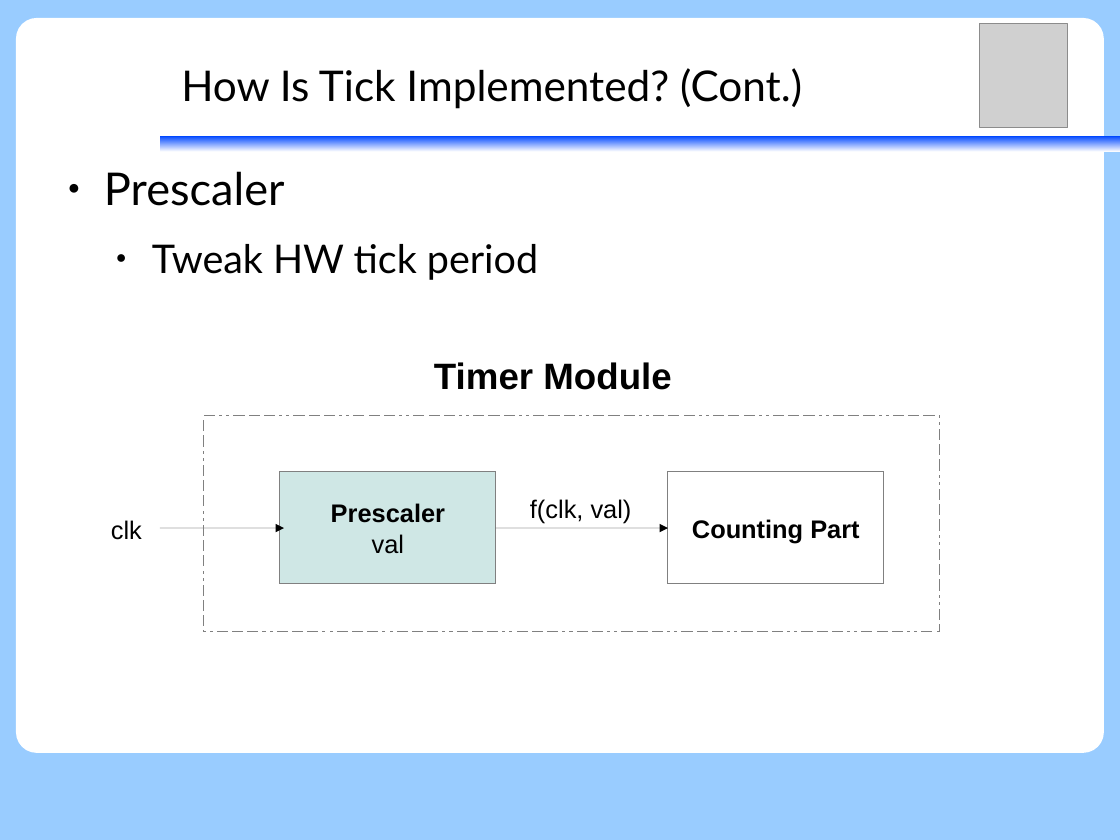
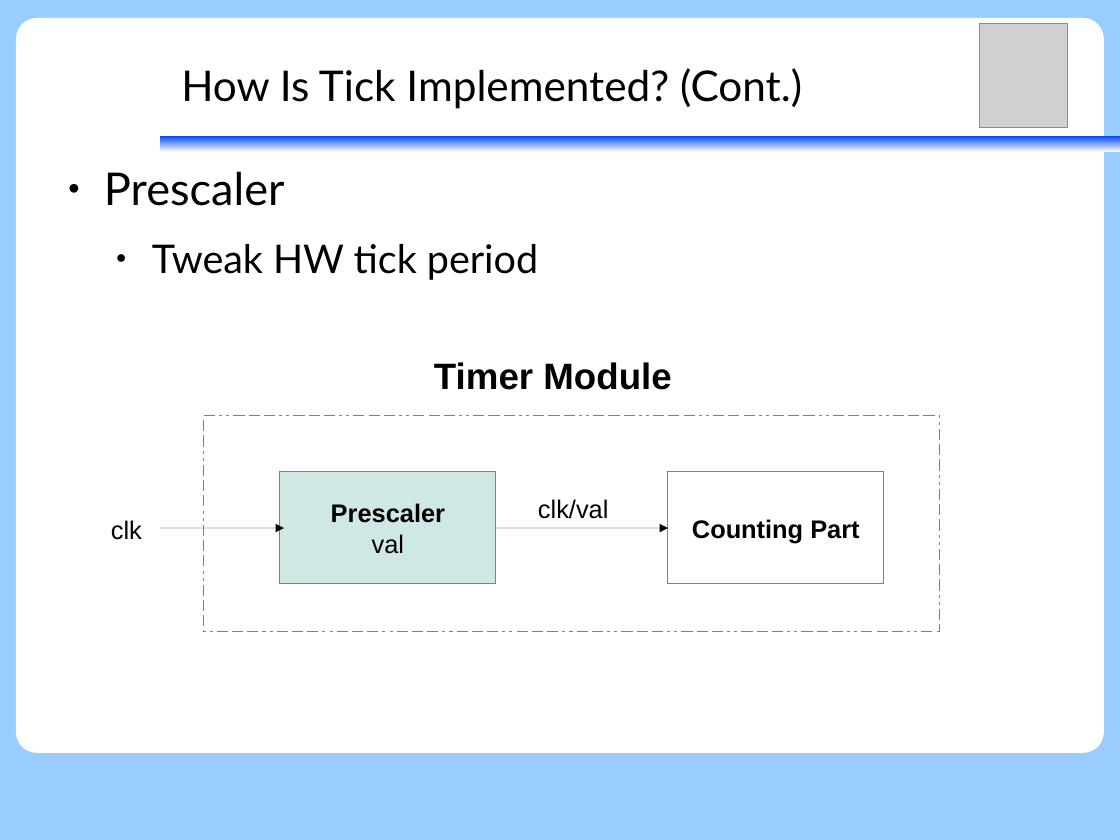
Before and after one commit to vh21/documents, a slide deck: slide 13 of ukernel/f9-microkernel-ktimer.odp. Drawn at 1120x840 pixels with LibreOffice and Linux fonts; fonts in the diff are those of the drawing; grey boxes stand for pictures. Boxes give left, top, right and bottom in pixels: in the first picture for what was removed or moved away, otherwise in the second. Text is boxed around its words. In the diff, an @@ line names an element or a change of style, - is before the commit and + after.

```diff
--- a/ukernel/f9-microkernel-ktimer.odp
+++ b/ukernel/f9-microkernel-ktimer.odp
@@ text at (x1=538, y1=499, x2=609, y2=519): text changed @@
-f(clk, val)
+clk/val
```
Also in this commit, not shown: 3 other slides changed, 5 slides added, 2 slides removed.
